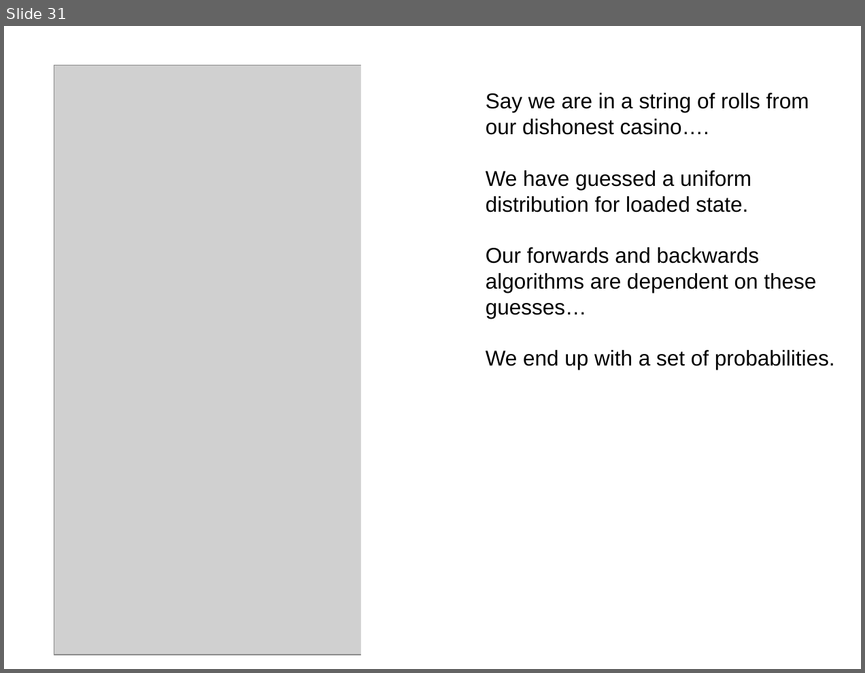
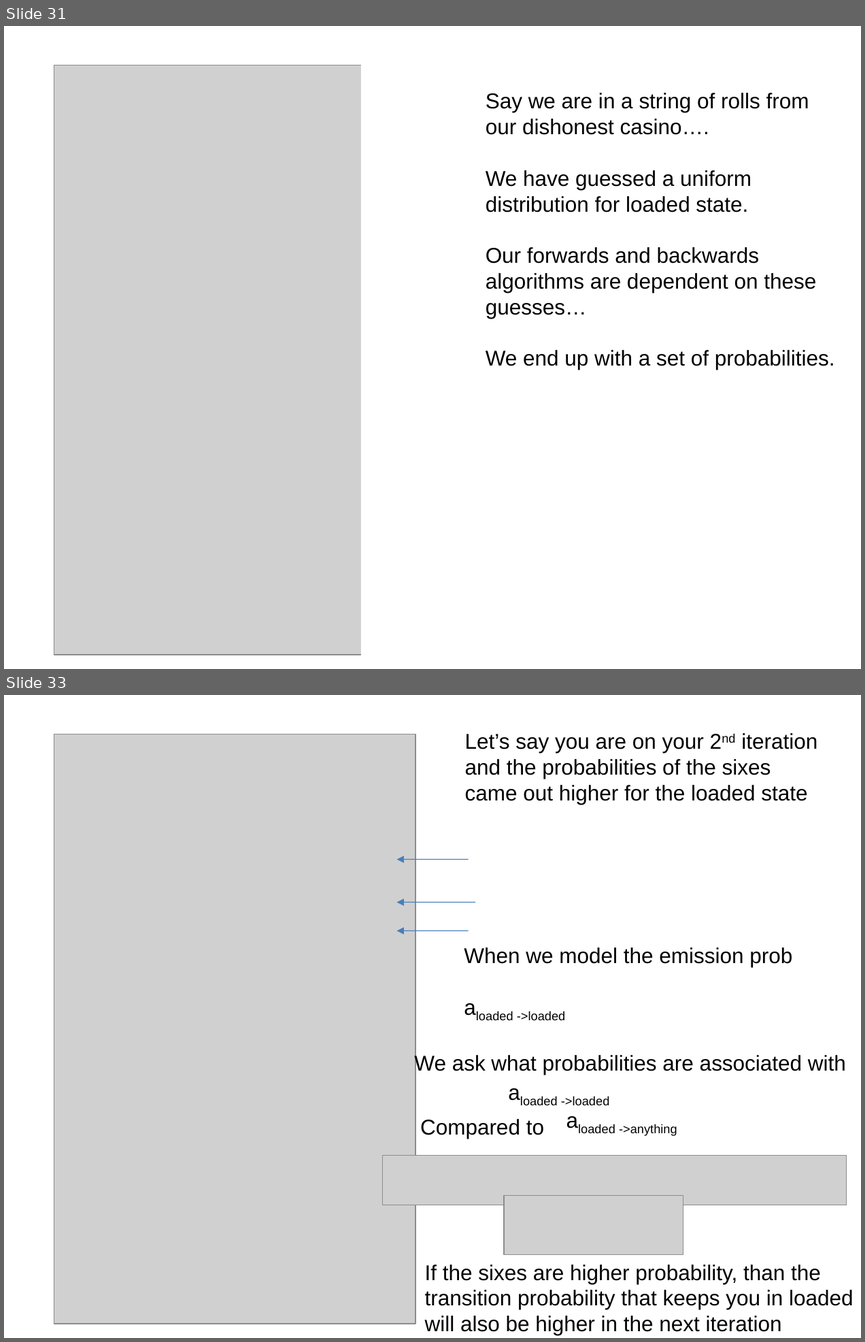
Before and after one commit to afodor/afodor.github.io, a slide deck: classes/stats2016/Lecture26.ppt. Shown one above the other, each under a label of ours: slide 31 before the commit, slides 31 and 33 after it; the slides between them are not shown. The pictures are 865x673 and 865x1342 pixels, drawn with LibreOffice and Linux fonts; fonts in the diff are those of the drawing; grey boxes stand for pictures. Boxes give left, top, right and bottom in pixels: in the first picture for what was removed or moved away, otherwise in the second. Text is boxed around its words. In the diff, an @@ line names an element or a change of style, - is before the commit and + after.

```diff
--- a/classes/stats2016/Lecture26.ppt
+++ b/classes/stats2016/Lecture26.ppt
@@ slide 33 added at (4,695,861,1338), background #FFFFFF @@
@@ picture added at (54,734,415,1324) @@
@@ text added at (465,733,817,804), 18 pt, text #000000 @@
+Let’s say you are on your 2nd iteration
+and the probabilities of the sixes
+came out higher for the loaded state
@@ arrow added from (468, 860) to (396, 860), #4A7EBB 0.74 pt @@
@@ arrow added from (475, 902) to (396, 902), #4A7EBB 0.74 pt @@
@@ arrow added from (468, 930) to (396, 930), #4A7EBB 0.74 pt @@
@@ text added at (464,947,792,1020), 18 pt, text #000000 @@
+When we model the emission prob
+aloaded ->loaded
@@ text added at (414,1053,846,1074), 18 pt, text #000000 @@
+We ask what probabilities are associated with
@@ text added at (520,1096,558,1105), 18 pt, text #000000 @@
+aloaded ->loaded
@@ text added at (420,1119,544,1138), 18 pt, text #000000 @@
+Compared to
@@ text added at (619,1123,677,1136), 18 pt, text #000000 @@
+aloaded ->anything
@@ picture added at (383,1155,847,1205) @@
@@ picture added at (504,1195,683,1255) @@
@@ text added at (425,1264,853,1335), 18 pt, text #000000 @@
+If the sixes are higher probability, than the
+transition probability that keeps you in loaded
+will also be higher in the next iteration
```
Also in this commit, not shown: 2 slides changed, 1 other slide added.
